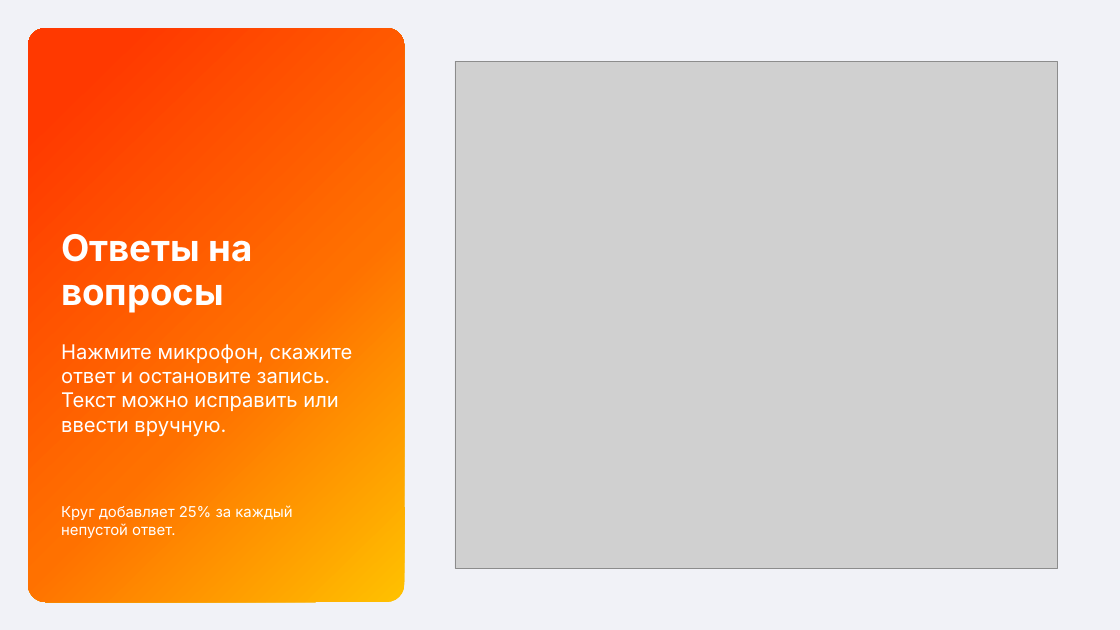
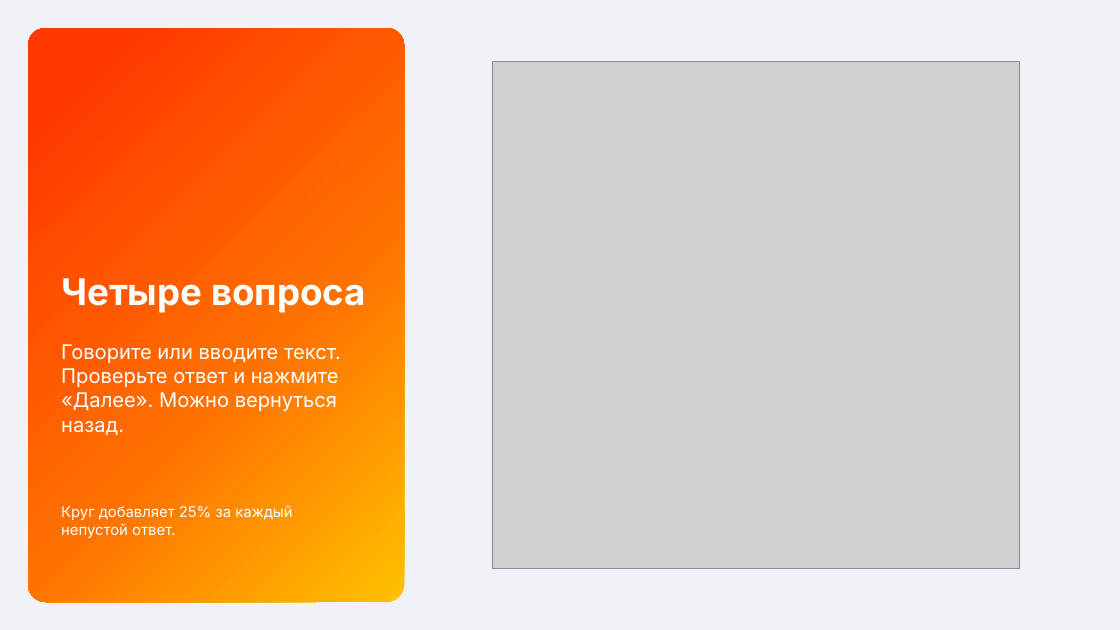
Before and after one commit to trueakaru-stack/iskra-vacancy-prototype, a slide deck: slide 5 of docs/voice-vacancy-presentation.pptx. Drawn at 1120x630 pixels with LibreOffice and Linux fonts; fonts in the diff are those of the drawing; grey boxes stand for pictures. Boxes give left, top, right and bottom in pixels: in the first picture for what was removed or moved away, otherwise in the second. Text is boxed around its words. In the diff, an @@ line names an element or a change of style, - is before the commit and + after.

```diff
--- a/docs/voice-vacancy-presentation.pptx
+++ b/docs/voice-vacancy-presentation.pptx
@@ picture: place and size @@
-picture at box(455, 61, 1058, 569)
+picture at box(492, 61, 1020, 569)
@@ text at box(61, 278, 366, 313): text changed @@
-Ответы на вопросы
+Четыре вопроса
@@ text at box(61, 344, 341, 436): text changed @@
-Нажмите микрофон, скажите ответ и остановите запись. Текст можно исправить или ввести вручную.
+Говорите или вводите текст. Проверьте ответ и нажмите «Далее». Можно вернуться назад.
```
Also in this commit, not shown: 3 other slides changed, 4 slides added, 4 slides removed, 28 other files.
